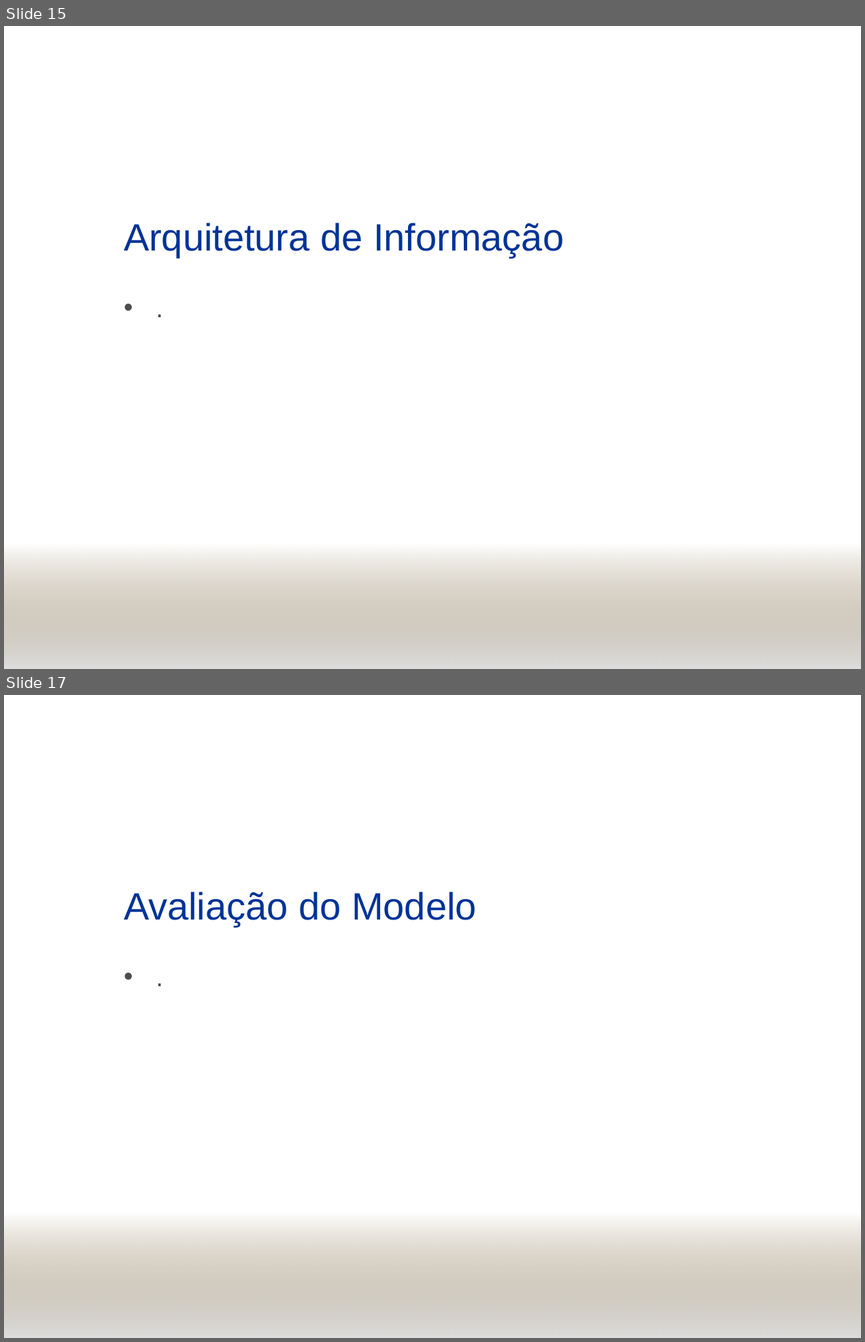
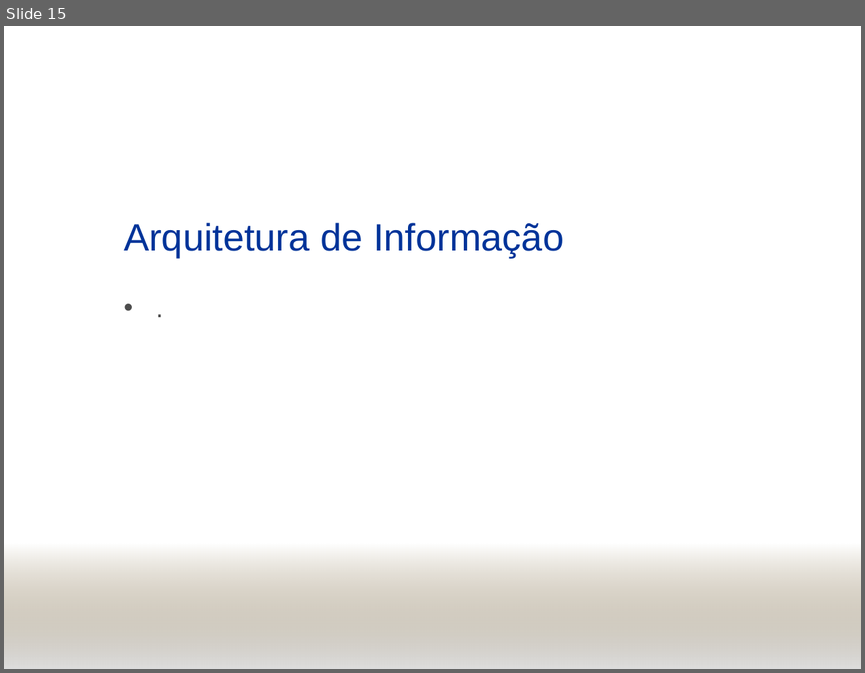
Before and after one commit to henriquekano/horie-dev, a slide deck: trunk/Documents/PCS 2058 - Engenharia de Informação/Systems Complexity/parv.ppt. Shown one above the other, each under a label of ours: slides 15 and 17 before the commit, slide 15 after it; the slides between them are not shown. The pictures are 865x1342 and 865x673 pixels, drawn with LibreOffice and Linux fonts; fonts in the diff are those of the drawing; background and template pictures are left out. Boxes give left, top, right and bottom in pixels: in the first picture for what was removed or moved away, otherwise in the second. Text is boxed around its words. In the diff, an @@ line names an element or a change of style, - is before the commit and + after.

```diff
--- a/trunk/Documents/PCS 2058 - Engenharia de Informação/Systems Complexity/parv.ppt
+++ b/trunk/Documents/PCS 2058 - Engenharia de Informação/Systems Complexity/parv.ppt
@@ slide 17 removed at [4,695,861,1338], background picture (left out); not listed: 1 template element that a slide beside it also shows @@
@@ title removed at [124,892,477,927] @@
-Avaliação do Modelo
@@ text removed at [116,955,831,1299] @@
-• .
```
Also in this commit, not shown: 1 slide changed, 1 other slide removed.
